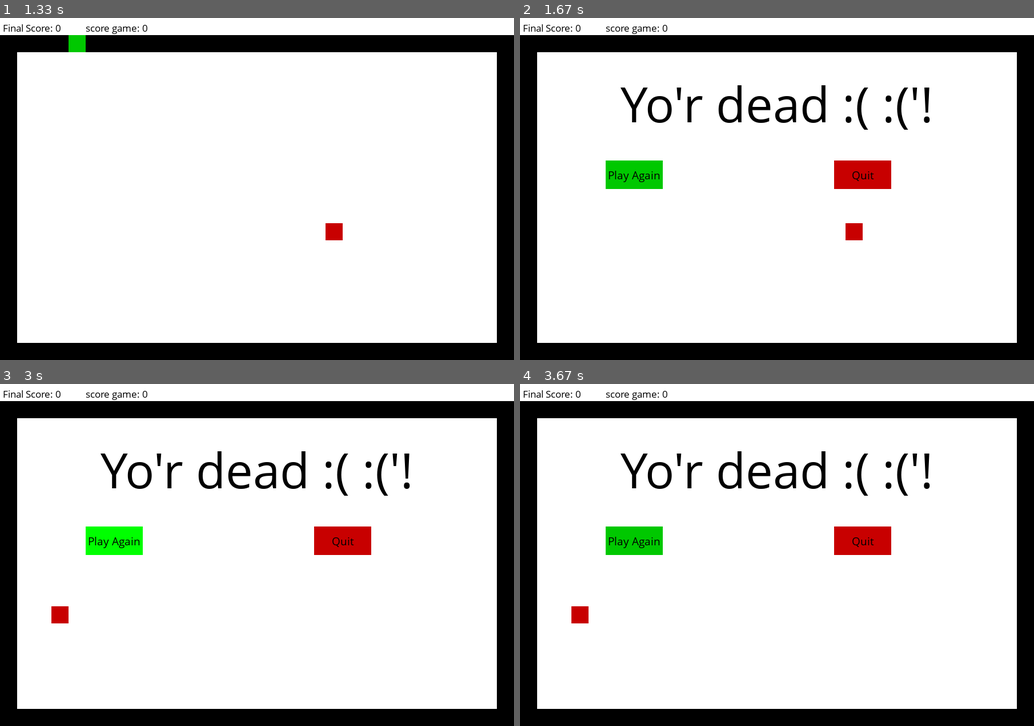
Above: before the commit, frames 1-4 (two rows, left to right).
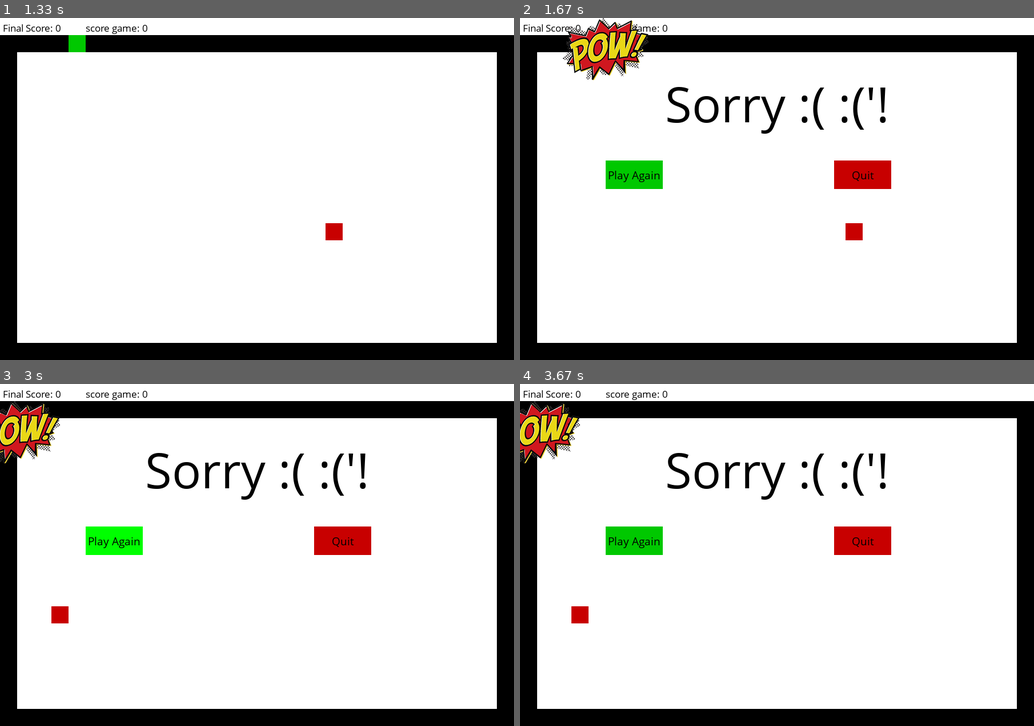
Above: after the commit, the same moments.

Repository: mohamedhamidat/games
Game: pygame game, started from snake_game/main.py
Two runs of this game, one before a commit and one after it. Both use one fixed random seed, a clock stepped at 60 frames per second and the inputs below.
Inputs (mouse positions are in pixels of both pictures, inside the frame that each line leads up to):
- Up to frame 1 (1.33 s): click "GO !" at 0.42 s; hold Right 0.67-1.13 s; move the mouse to (236, 202) at 0.7 s; hold Up from 1.17 s (still down)
- Up to frame 2 (1.67 s): release Up at 1.55 s
- Up to frame 3 (3 s): click "Play Again" at 2.18 s; hold Left 2.42-2.95 s
- Up to frame 4 (3.67 s): move the mouse to (617, 503) at 3.32 s; click (617, 503) at 3.42 s

Frame 1 is identical in both runs. In frame 2, 4.2% of the frame differs, in the area x 8-80%, y 0-34%; in frame 3, 3.7%; in frame 4, 3.7%.

Commit message:
added images and sounds

Diff:
--- a/snake_game/main.py
+++ b/snake_game/main.py
@@ -78,13 +78,13 @@
     game_loop()
 
 def crash(x, y):
-    #car_crash = pygame.image.load('images/carcrash.png')
-    #game_display.blit(car_crash, ((x - 45), (y - 30)))
-    #crash_sound = pygame.mixer.Sound("music/crash.wav")
-    #pygame.mixer.Sound.play(crash_sound)
+    car_crash = pygame.image.load('../car_game/images/carcrash.png')
+    game_display.blit(car_crash, ((x - 45), (y - 30)))
+    crash_sound = pygame.mixer.Sound("../car_game/music/crash.wav")
+    pygame.mixer.Sound.play(crash_sound)
     pygame.mixer.music.stop()
     largeText = pygame.font.SysFont("comicsansms",90)
-    textSurf, textRect = text_object("Yo'r dead :( :('!", largeText)
+    textSurf, textRect = text_object("Sorry :( :('!", largeText)
     textRect.center = ((display_width/2) , (display_height/4))
     game_display.blit(textSurf, textRect)
 
@@ -187,8 +187,8 @@
     snake  = Snake()
     get_food()
 
-    #pygame.mixer.music.load('music/coffee_stains.wav')
-    #pygame.mixer.music.play(-1)
+    pygame.mixer.music.load('../car_game/music/coffee_stains.wav')
+    pygame.mixer.music.play(-1)
 
     score_play = 0
 
